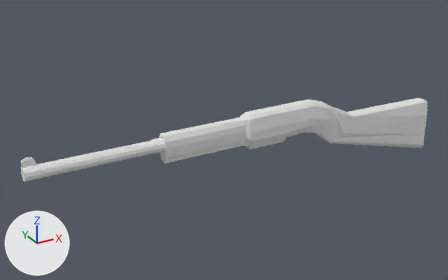
A saved change to the Blender file Assets/Models/EGO/history/hornet.blend.
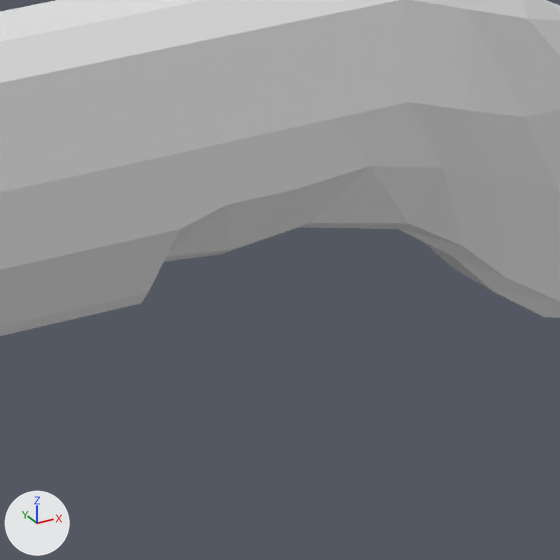
The first picture shows the older version from a 50 mm camera at (-3.15, -4.94, 2.65) aimed at (-0.33, 0.2, 0.08). The close-ups show both versions on the part from 60% to 74% of the width and 38% to 61% of the height of that picture; other places that the commit changed are outside them. The axes (+X, +Y, +Z) are drawn at lower left. The lights are the same throughout.

Before the edit, the objects in view are built like this:
```python
me_cube_002 = bpy.data.meshes.new('Cube.002')
me_cube_002.from_pydata(...)  # 148 vertices, 150 faces; spans x -0.06..2.65, y -1.0..1.0, z -4.53..0.98
ob_cube_001 = bpy.data.objects.new('Cube.001', me_cube_002)
ob_cube_001.location = (-0.172, 0.0, 0.258)
ob_cube_001.scale = (0.922, 0.121, 0.157)
```
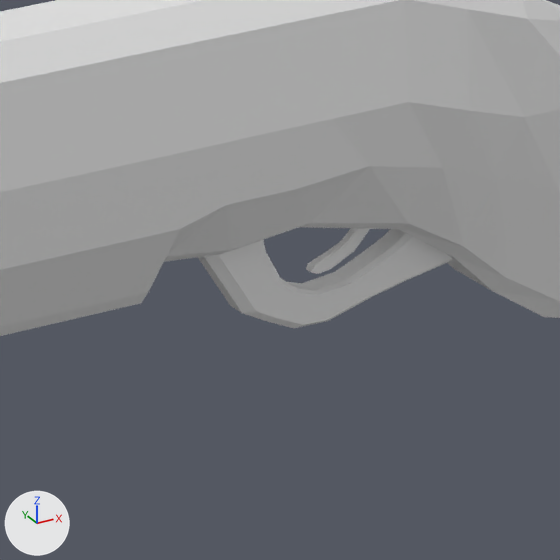
The change, as a diff of the scene's bpy script:
```diff
--- a/Assets/Models/EGO/history/hornet.blend.py
+++ b/Assets/Models/EGO/history/hornet.blend.py
@@ me_cube_004 @@
+me_cube_004.from_pydata(...)  # 50 vertices, 48 faces; spans x -0.78..0.68, y -0.58..0.58, z -1.05..1.1
@@ me_cube_003 @@
+me_cube_003.from_pydata(...)  # 154 vertices, 152 faces; spans x -0.55..1.83, y -0.45..0.45, z 0.34..4.0
@@ ob_cube_003 @@
+ob_cube_003 = bpy.data.objects.new('Cube.003', me_cube_004)
+ob_cube_003.location = (0.586, 0.0, 0.028)
+ob_cube_003.rotation_euler = (0.0, 0.696, 0.0)  # degrees (0, 40, 0)
+ob_cube_003.scale = (0.0301, 0.0107, 0.0519)
@@ ob_cube_002 @@
+ob_cube_002 = bpy.data.objects.new('Cube.002', me_cube_003)
+ob_cube_002.location = (0.45, 0.0, -0.085)
+ob_cube_002.scale = (0.173, 0.0428, 0.0426)
```

What differs and where, as boxes [x1, y1, x2, y2] in the close-ups (560 x 560 px):
'Cube.002', added
    after: [198, 229, 453, 328]
'Cube.003', added
    after: [306, 228, 370, 274]
